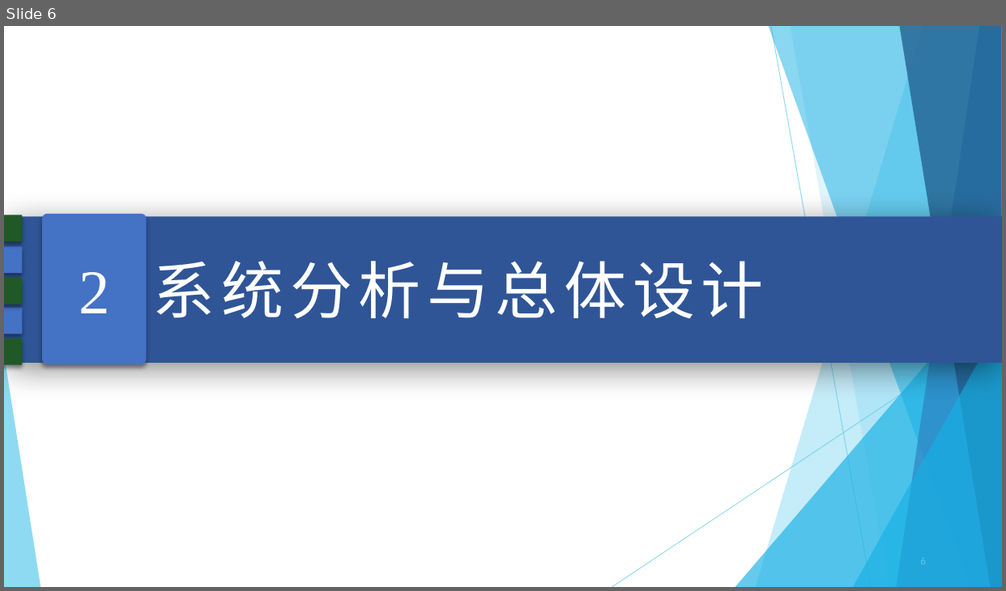
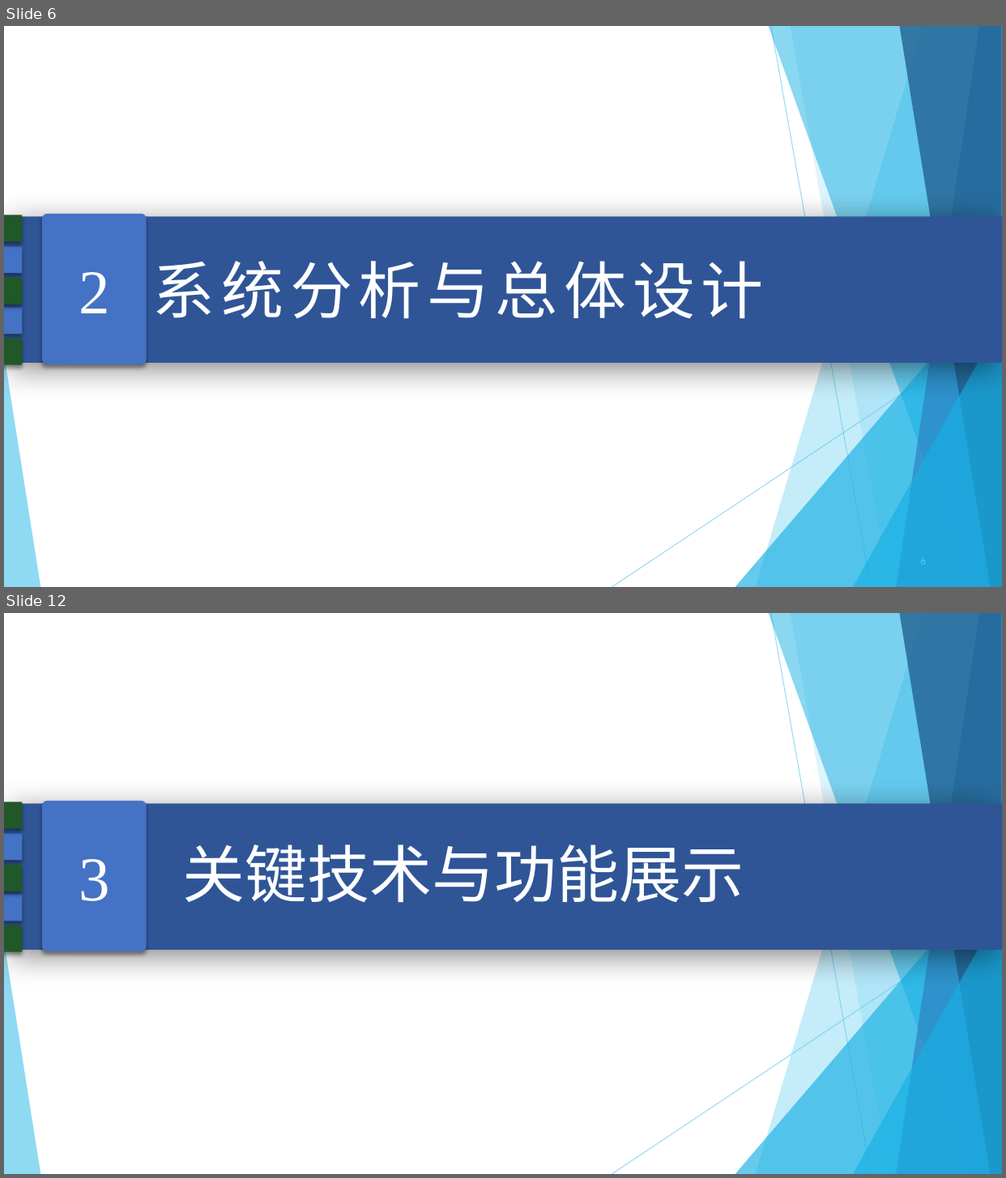
Before and after one commit to JASONPANGGO/RFID-repo, a slide deck: 答辩/彭梓浩毕业答辩PPT.pptx. Shown one above the other, each under a label of ours: slide 6 before the commit, slides 6 and 12 after it; the slides between them are not shown. The pictures are 1006x591 and 1006x1178 pixels, drawn with LibreOffice and Linux fonts; fonts in the diff are those of the drawing. Boxes give left, top, right and bottom in pixels: in the first picture for what was removed or moved away, otherwise in the second. Text is boxed around its words. In the diff, an @@ line names an element or a change of style, - is before the commit and + after.

```diff
--- a/答辩/彭梓浩毕业答辩PPT.pptx
+++ b/答辩/彭梓浩毕业答辩PPT.pptx
@@ slide 12 added at [4, 613, 1002, 1174], background #FFFFFF; not listed: 10 template elements that a slide beside it also shows @@
@@ group added at [4, 801, 1002, 952]: 6 rounded rectangles, 1 rectangle @@
+3
@@ text added at [182, 845, 744, 903], 60 pt, text #FFFFFF @@
+关键技术与功能展示
```
Also in this commit, not shown: 2 slides changed, 20 other slides added, 1 slide removed.
